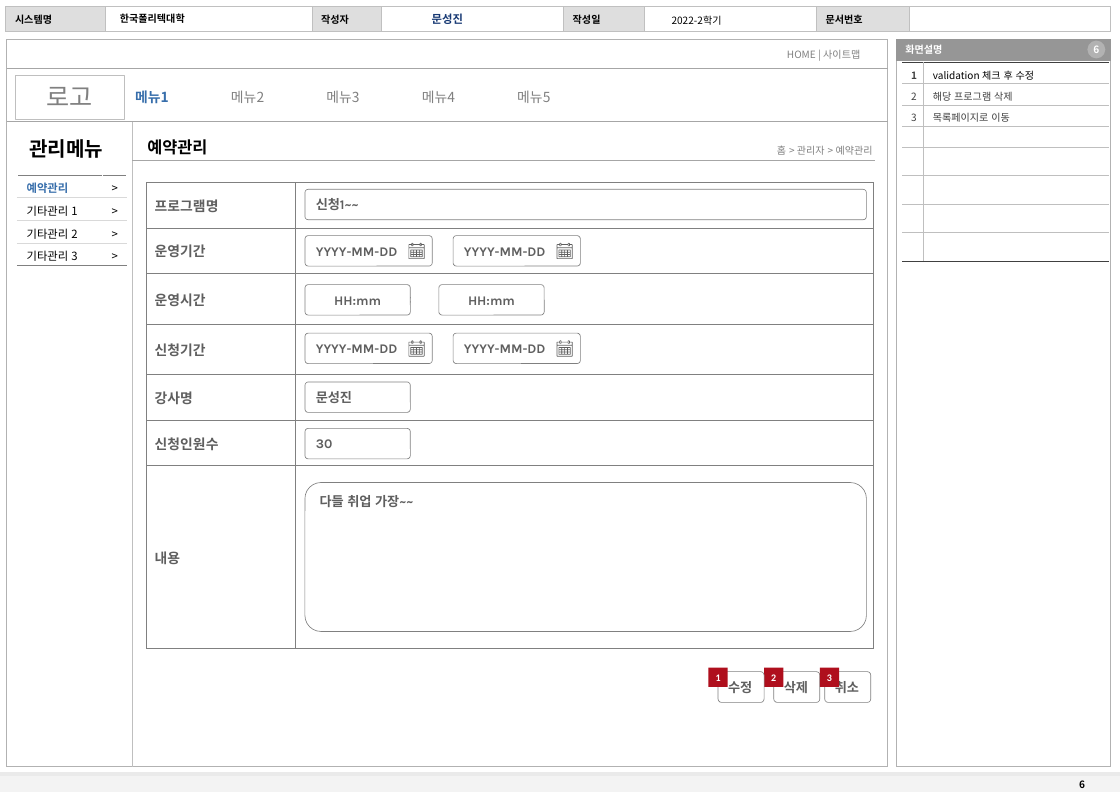
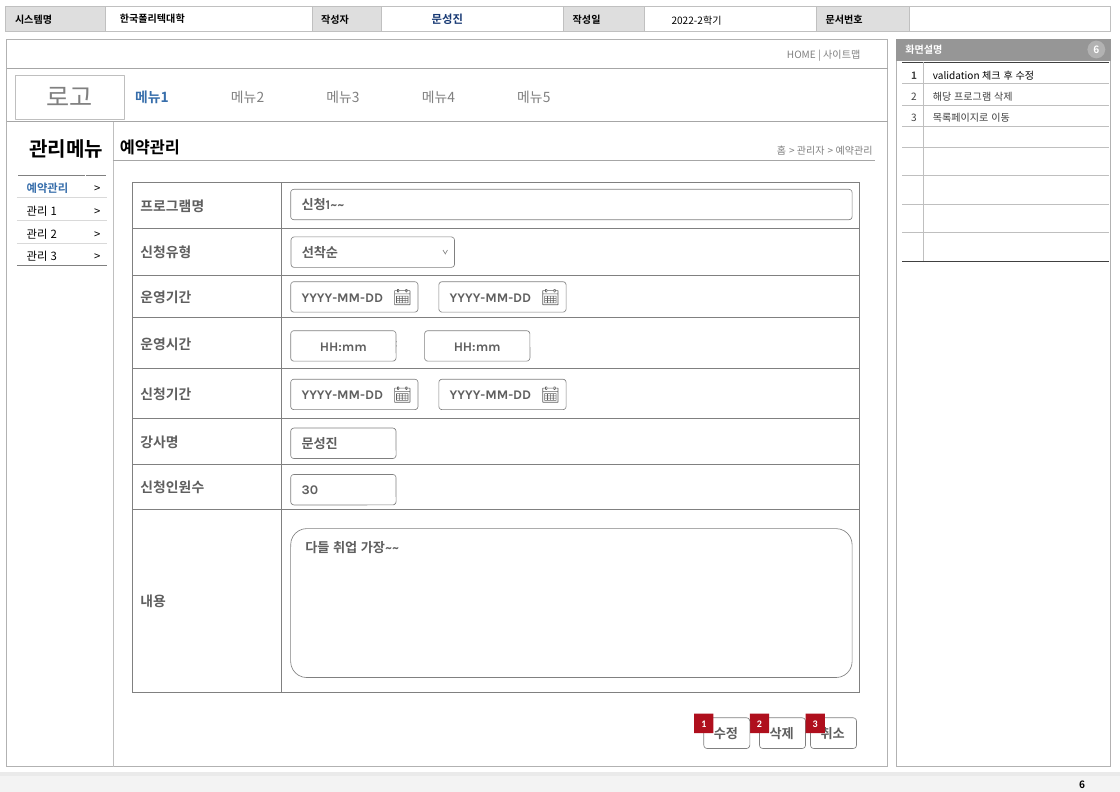
Before and after one commit to seongjinmoon/study2022, a slide deck: slide 6 of homepage2022/Document/강의/2학기/5주차/한국폴리텍 예약관리.pptx. Drawn at 1120x792 pixels with LibreOffice and Linux fonts; fonts in the diff are those of the drawing. Boxes give left, top, right and bottom in pixels: in the first picture for what was removed or moved away, otherwise in the second. Text is boxed around its words. In the diff, an @@ line names an element or a change of style, - is before the commit and + after.

```diff
--- a/homepage2022/Document/강의/2학기/5주차/한국폴리텍 예약관리.pptx
+++ b/homepage2022/Document/강의/2학기/5주차/한국폴리텍 예약관리.pptx
@@ text "예약관리" moved from (x1=147, y1=139, x2=207, y2=155) to (x1=120, y1=139, x2=180, y2=155) @@
@@ line moved from (132, 122) - (132, 766) to (113, 122) - (113, 766) @@
@@ table at (x1=17, y1=175, x2=106, y2=265) @@
-row 2, column 1: 기타관리 1
+row 2, column 1: 관리 1
-row 3, column 1: 기타관리 2
+row 3, column 1: 관리 2
-row 4, column 1: 기타관리 3
+row 4, column 1: 관리 3
@@ table resized from (x1=17, y1=175, x2=126, y2=265) to (x1=17, y1=175, x2=106, y2=265) @@
@@ line moved from (132, 161) - (874, 161) to (113, 161) - (874, 161) @@
@@ table at (x1=132, y1=182, x2=859, y2=691) @@
+row 2: 신청유형 | 
@@ table resized from (x1=147, y1=182, x2=873, y2=647) to (x1=132, y1=182, x2=859, y2=691) @@
@@ rounded rectangle "신청1~~" moved from (x1=305, y1=189, x2=866, y2=220) to (x1=290, y1=189, x2=851, y2=220) @@
@@ rounded rectangle added at (x1=291, y1=237, x2=455, y2=268), fill #FFFFFF, outline #808080 0.5 pt, 10.5 pt, text #5F5F5F, bold @@
+선착순
@@ freeform shape added at (x1=443, y1=251, x2=448, y2=254), outline #808080 0.5 pt @@
@@ 12 rounded rectangles, 4 freeform shapes, 3 rectangles moved together from (x1=305, y1=235, x2=870, y2=702) to (x1=290, y1=281, x2=857, y2=748) @@
```
Also in this commit, not shown: 7 other slides changed.
